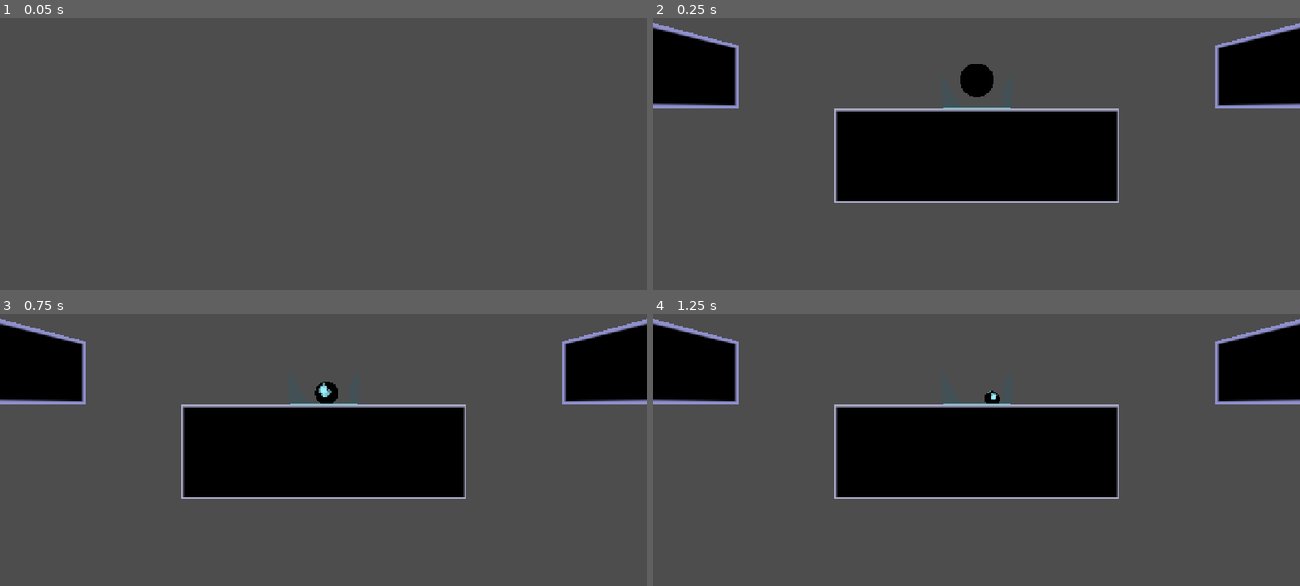
Above: before the commit, frames 1-4 (two rows, left to right).
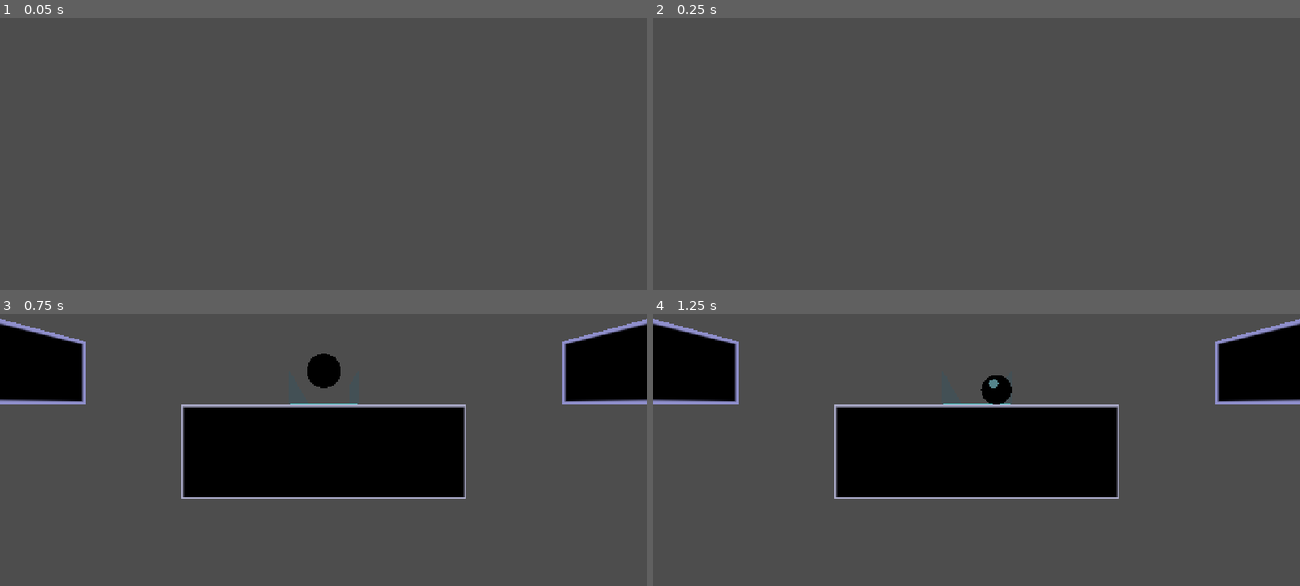
Above: after the commit, the same moments.

Repository: HernanDiaz/carreras-de-canicas
Game: Godot game, scene res://tools/smoke_test.tscn
The game is run twice, just before and just after one commit, with the same random seed, the same clock (stepped at 60 frames per second) and the same inputs. This scene is started directly instead of the project's main scene.
Inputs (mouse positions are in pixels of both pictures, inside the frame that each line leads up to):
- Up to frame 1 (0.05 s): no input
- Up to frame 2 (0.25 s): no input
- Up to frame 3 (0.75 s): move the mouse to (465, 387) at 0.52 s; hold Right (ui_right) from 0.53 s (still down); tap R at 0.6 s; click (465, 387) at 0.67 s
- Up to frame 4 (1.25 s): keep holding Right (ui_right)

Frame 1 is identical in both runs. In frame 2, 23% of the frame differs, in the area x 0-100%, y 1-68%; in frame 3, 0.7%; in frame 4, 0.3%.

Commit message:
Canica: nube de polvo (anillo que se abre por el suelo) al aterrizar fuerte, tras catapultas, trampolines y caídas
Co-Authored-By: Claude Opus 5.5 <noreply@anthropic.com>

Diff:
--- a/scripts/game.gd
+++ b/scripts/game.gd
@@ -829,6 +829,8 @@
 		Audio.play("land", volume, randf_range(0.9, 1.1))
 	else:
 		Audio.play("hit", volume, randf_range(0.85, 1.15))
+	if landing and strength > Marble.DUST_STRENGTH:
+		marble.puff(strength)
 	if strength > 7.0:
 		Audio.vibrate(25)
 		camera.shake(clampf(0.4 + (strength - 7.0) / 10.0, 0.0, 1.0))
--- a/scripts/marble.gd
+++ b/scripts/marble.gd
@@ -64,6 +64,9 @@
 const TRAIL_SPEED := 8.0
 static var _trail_mesh: SphereMesh
 var _trail: CPUParticles3D
+## Golpe de aterrizaje (m/s) a partir del que sale una nube de polvo.
+const DUST_STRENGTH := 7.0
+static var _dust_mesh: SphereMesh
 ## Consulta de suelo reutilizada (se hace en cada paso de física).
 var _ground_query := PhysicsRayQueryParameters3D.new()
 
@@ -75,6 +78,60 @@
 	add_to_group(Chaser.TARGET_GROUP)
 	_trail = _make_trail()
 	add_child(_trail)
+
+
+## Nube de polvo bajo la canica al aterrizar fuerte: un anillo de bolitas que se abre por el
+## suelo y se desvanece. Va al nivel (no a la canica) para que se quede donde ha caído.
+func puff(strength: float) -> CPUParticles3D:
+	if _dust_mesh == null:
+		_dust_mesh = SphereMesh.new()
+		_dust_mesh.radius = 0.2
+		_dust_mesh.height = 0.4
+		_dust_mesh.radial_segments = 6
+		_dust_mesh.rings = 3
+		var dust := StandardMaterial3D.new()
+		dust.shading_mode = BaseMaterial3D.SHADING_MODE_UNSHADED
+		dust.transparency = BaseMaterial3D.TRANSPARENCY_ALPHA
+		dust.vertex_color_use_as_albedo = true
+		dust.albedo_color = Color(1, 1, 1, 0.7)
+		_dust_mesh.material = dust
+	var cloud := CPUParticles3D.new()
+	cloud.mesh = _dust_mesh
+	cloud.amount = 16
+	cloud.lifetime = 0.5
+	cloud.one_shot = true
+	cloud.explosiveness = 1.0
+	cloud.local_coords = false
+	cloud.gravity = Vector3.ZERO
+	cloud.direction = Vector3(1, 0, 0)
+	cloud.spread = 180.0
+	cloud.flatness = 1.0
+	# Sale del borde de la canica, no de su centro (si no, la tapa ella misma).
+	cloud.emission_shape = CPUParticles3D.EMISSION_SHAPE_RING
+	cloud.emission_ring_axis = Vector3.UP
+	cloud.emission_ring_radius = 0.45
+	cloud.emission_ring_inner_radius = 0.4
+	cloud.emission_ring_height = 0.0
+	var speed := clampf(1.5 + (strength - DUST_STRENGTH) * 0.3, 1.5, 4.0)
+	cloud.initial_velocity_min = speed * 0.7
+	cloud.initial_velocity_max = speed
+	cloud.damping_min = 3.0
+	cloud.damping_max = 4.0
+	var shrink := Curve.new()
+	shrink.add_point(Vector2(0, 1))
+	shrink.add_point(Vector2(1, 0))
+	cloud.scale_amount_curve = shrink
+	var fade := Gradient.new()
+	fade.set_color(0, Color(1, 1, 1, 0.8))
+	fade.set_color(1, Color(1, 1, 1, 0))
+	cloud.color_ramp = fade
+	cloud.cast_shadow = GeometryInstance3D.SHADOW_CASTING_SETTING_OFF
+	var parent := get_parent() if get_parent() != null else self
+	parent.add_child(cloud)
+	cloud.global_position = global_position + Vector3(0, -0.4, 0)
+	cloud.emitting = true
+	cloud.finished.connect(cloud.queue_free)
+	return cloud
 
 
 ## Estela para cuando va deprisa (toboganes, catapultas, aceleradores). Las partículas se
--- a/tools/smoke_test.gd
+++ b/tools/smoke_test.gd
@@ -551,6 +551,15 @@
 	var respawned := marble.is_trailing()
 	if still or not fast or respawned:
 		_failures.append("estela: parada %s, deprisa %s, al reaparecer %s" % [still, fast, respawned])
+	# Polvo al aterrizar fuerte: sale bajo la canica, en el nivel, y se borra solo al acabar.
+	var cloud := marble.puff(12.0)
+	var under := cloud.global_position.distance_to(marble.global_position + Vector3(0, -0.4, 0)) < 0.01
+	if cloud.get_parent() != self or not cloud.emitting or not under or not cloud.one_shot:
+		_failures.append("polvo: padre %s, emitiendo %s, debajo %s" % [cloud.get_parent(), cloud.emitting, under])
+	for _i in 40:
+		await get_tree().physics_frame
+	if is_instance_valid(cloud) and not cloud.is_queued_for_deletion():
+		_failures.append("polvo: la nube no se borra al acabar")
 	marble.free()
 
 
